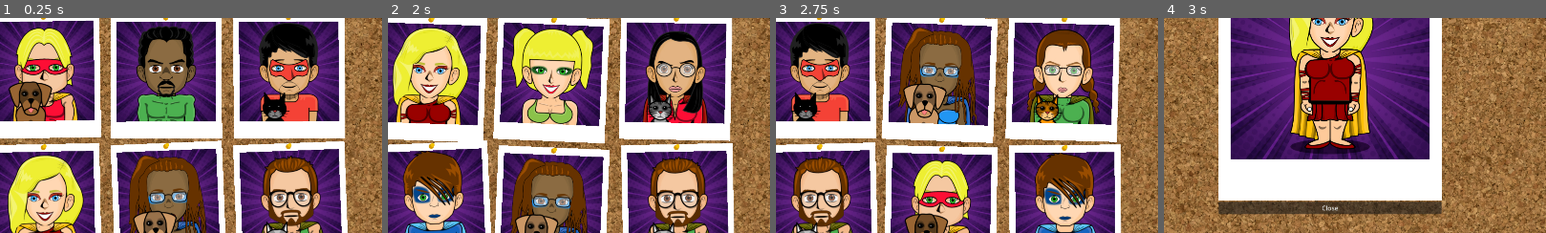
Above: before the commit, frames 1-4 (left to right).
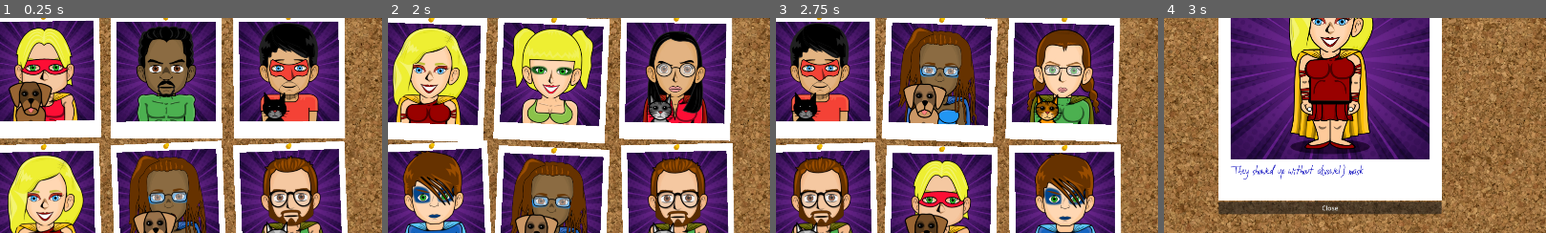
Above: after the commit, the same moments.

Repository: grapejamgames/a_hero_stole_my_wallet
Game: Godot game, scene res://main.tscn
Same seed, same stepped clock (60 frames per second), same inputs: the game is played once before the commit and once after it.
Inputs (mouse positions are % of the whole screen's width and height, from its top left):
- Up to frame 1 (0.25 s): no input
- Up to frame 2 (2 s): click "Restart" at 0.5 s; click "Restart" at 1.25 s
- Up to frame 3 (2.75 s): click "Restart" at 2 s
- Up to frame 4 (3 s): tap Enter at 2.75 s; move the mouse to (34, 20) at 2.77 s; click (34, 20) at 2.92 s
The pictures show only the part of the screen within x 28-78%, y 37-87%; the shares and areas given below are measured in that part.

Frames 1-3 are identical in both runs. In frame 4, 0.5% of the frame differs, in the area x 17-53%, y 68-76%.
Error before the commit: Parse Error: Assignment is not allowed inside an expression. (res://autoload_adlibs.gd:90)

Commit message:
deploy new version

Diff:
--- a/a_hero_stole_my_wallet/autoload_adlibs.gd
+++ b/a_hero_stole_my_wallet/autoload_adlibs.gd
@@ -87,7 +87,7 @@
 	"They seemed to have {noun}",
 	"I'm telling you, they had {noun}",
 	"There was no mistaking those {noun}",
-	"They walked in with {noun}"=
+	"They walked in with {noun}"
 ]
 
 static var adlibs_singular_negative_binary : Array[String] = [
Not shown, changed: exports/web/index.html
Not shown, changed: exports/web/index.pck
